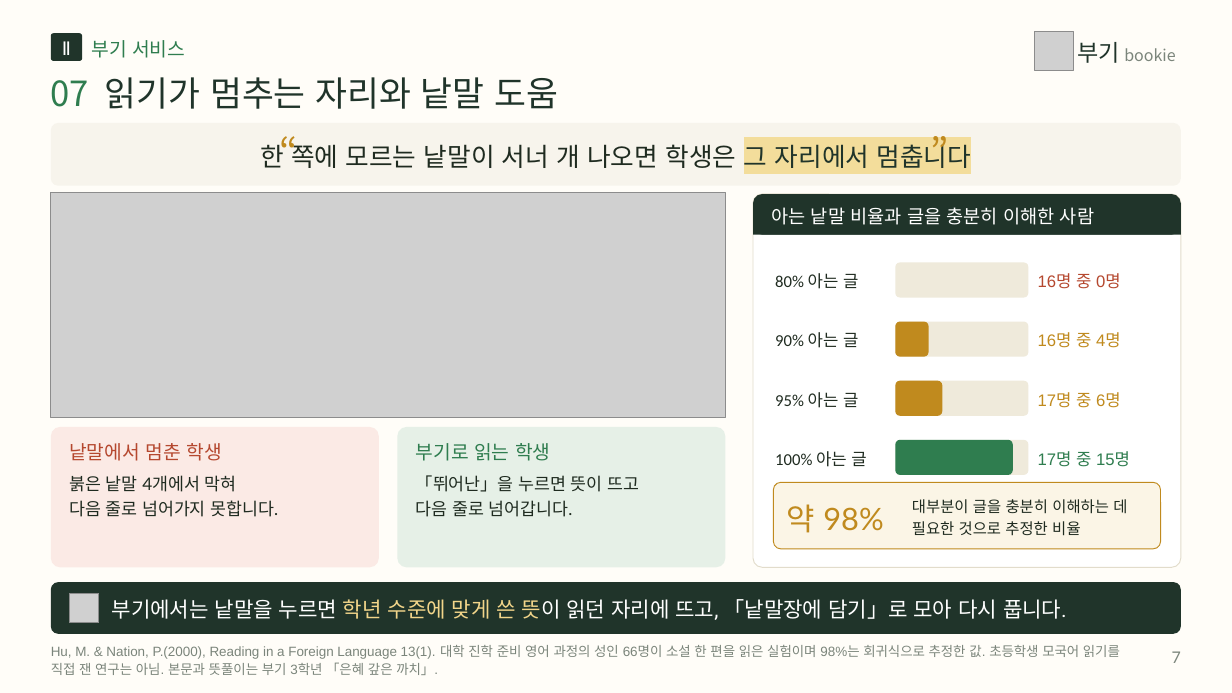
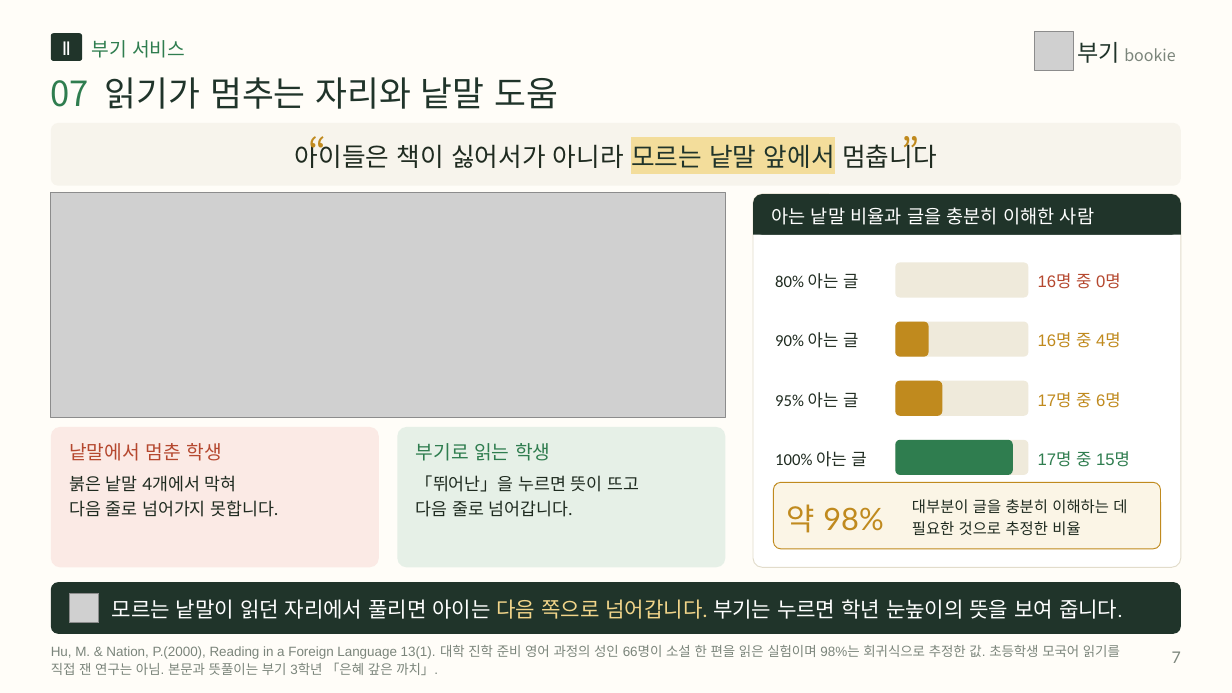
Before and after one commit to legoschool/bookie-test, a slide deck: slide 7 of promo/dl/proposal/bookie-proposal-short-20p.pptx. Drawn at 1232x693 pixels with LibreOffice and Linux fonts; fonts in the diff are those of the drawing; grey boxes stand for pictures. Boxes give left, top, right and bottom in pixels: in the first picture for what was removed or moved away, otherwise in the second. Text is boxed around its words. In the diff, an @@ line names an element or a change of style, - is before the commit and + after.

```diff
--- a/promo/dl/proposal/bookie-proposal-short-20p.pptx
+++ b/promo/dl/proposal/bookie-proposal-short-20p.pptx
@@ text "“": place and size @@
-text "“" at (251,121,298,177)
+text "“" at (281,121,327,177)
@@ text at (295,140,937,168): text changed @@
-한 쪽에 모르는 낱말이 서너 개 나오면 학생은 그 자리에서 멈춥니다
+아이들은 책이 싫어서가 아니라 모르는 낱말 앞에서 멈춥니다
@@ text "”": place and size @@
-text "”" at (931,121,977,177)
+text "”" at (901,121,947,177)
@@ text at (112,599,1123,619): text changed @@
-부기에서는 낱말을 누르면 학년 수준에 맞게 쓴 뜻이 읽던 자리에 뜨고, 「낱말장에 담기」로 모아 다시 풉니다.
+모르는 낱말이 읽던 자리에서 풀리면 아이는 다음 쪽으로 넘어갑니다. 부기는 누르면 학년 눈높이의 뜻을 보여 줍니다.
```
Also in this commit, not shown: 17 other slides changed, 44 other files.
